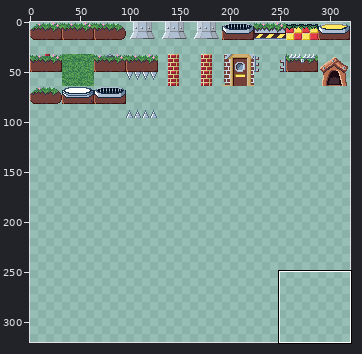
One commit to this sprite sheet: src/assets/images/tileset-new.png. The first picture is a wide view before the edit; the outline marks the close-up.
Close-up. First the earlier version:
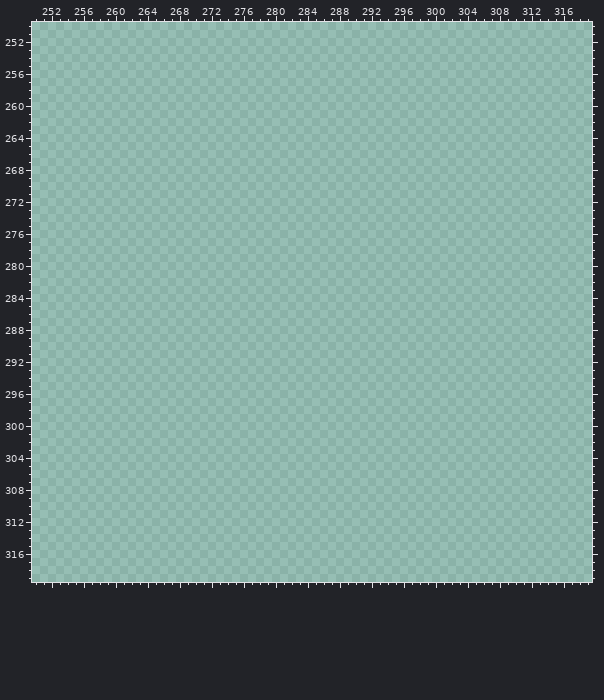
The file is 320x320 pixels. Pixels under 10% opacity are left out. Colours within 5 levels of each other are drawn and written as one. Shown: x 250..319, y 250..319.
Palette (. is transparent): 
Pixels before (only the part around the change), first column x 250:
250 ......................................................................
251 ......................................................................
252 ......................................................................
253 ......................................................................
254 ......................................................................
255 ......................................................................
256 ......................................................................
257 ......................................................................
258 ......................................................................
259 ......................................................................
260 ......................................................................
261 ......................................................................
262 ......................................................................
263 ......................................................................
264 ......................................................................
265 ......................................................................
266 ......................................................................
267 ......................................................................
268 ......................................................................
269 ......................................................................
270 ......................................................................
271 ......................................................................
272 ......................................................................
273 ......................................................................
274 ......................................................................
275 ......................................................................
276 ......................................................................
277 ......................................................................
278 ......................................................................
279 ......................................................................
280 ......................................................................
281 ......................................................................
282 ......................................................................
283 ......................................................................
284 ......................................................................
285 ......................................................................
286 ......................................................................
287 ......................................................................
288 ......................................................................
289 ......................................................................
290 ......................................................................
291 ......................................................................
292 ......................................................................
293 ......................................................................
294 ......................................................................
295 ......................................................................
296 ......................................................................
297 ......................................................................
298 ......................................................................
299 ......................................................................
300 ......................................................................
301 ......................................................................
302 ......................................................................
303 ......................................................................
304 ......................................................................
305 ......................................................................
306 ......................................................................
307 ......................................................................
308 ......................................................................
309 ......................................................................
310 ......................................................................
311 ......................................................................
312 ......................................................................
313 ......................................................................
314 ......................................................................
315 ......................................................................
316 ......................................................................
317 ......................................................................
318 ......................................................................
319 ......................................................................
After:
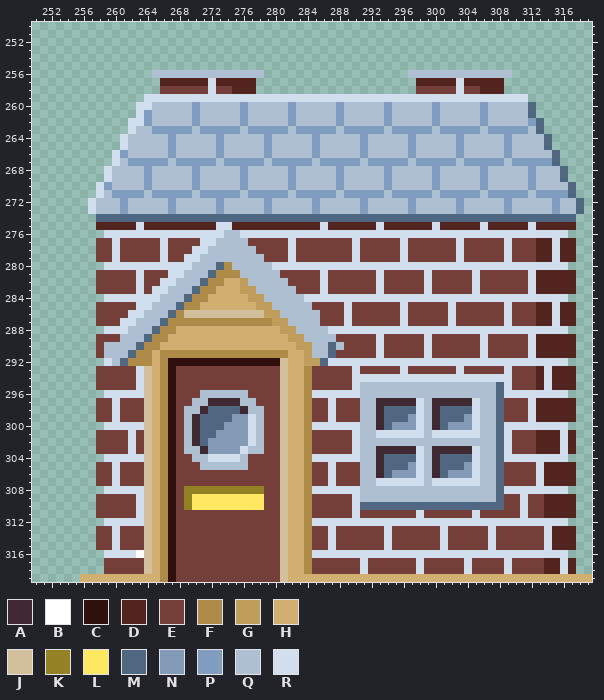
Colours new in this view: A #3f2832  B #ffffff  C #2f100c  D #53231e  E #743f39  F #ae8b48  G #bf9d5a  H #d0af70  J #d2bf9c  K #928125  L #ffe762  M #4f6781  N #829ab5  P #809cbe  Q #afbfd2  R #d1deed
Diff:
Changed rows in their new state; - is an unchanged pixel.
first column x 256:
256 ---------QQQQQQQQQQQQQQ------------------QQQQQQQQQQQQQ----------
257 ----------DDDDDDRDDDDD--------------------DDDDDRDDDDD-----------
258 ----------EEEEEEREEDDD--------------------EEEEEREEDDD-----------
259 --------RRRRRRRRRRRRRRRRRRRRRRRRRRRRRRRRRRRRRRRRRRRRRRRR--------
260 -------RRQQQQQPQQQQQPQQQQQPQQQQQPQQQQQPQQQQQPQQQQQPQQQQQM-------
261 -------RPQQQQQPQQQQQPQQQQQPQQQQQPQQQQQPQQQQQPQQQQQPQQQQQM-------
262 ------RRPQQQQQPQQQQQPQQQQQPQQQQQPQQQQQPQQQQQPQQQQQPQQQQQPM------
263 ------RQQPPPPPQPPPPPQPPPPPQPPPPPQPPPPPQPPPPPQPPPPPQPPPPPQM------
264 -----RQQQQQPQQQQQPQQQQQPQQQQQPQQQQQPQQQQQPQQQQQPQQQQQPQQQQM-----
265 -----RQQQQQPQQQQQPQQQQQPQQQQQPQQQQQPQQQQQPQQQQQPQQQQQPQQQQM-----
266 ----RPQQQQQPQQQQQPQQQQQPQQQQQPQQQQQPQQQQQPQQQQQPQQQQQPQQQQQM----
267 ----RQPPPPPQPPPPPQPPPPPQPPPPPQPPPPPQPPPPPQPPPPPQPPPPPQPPPPPM----
268 ---RQQQQPQQQQQPQQQQQPQQQQQPQQQQQPQQQQQPQQQQQPQQQQQPQQQQQPQQQM---
269 ---RQQQQPQQQQQPQQQQQPQQQQQPQQQQQPQQQQQPQQQQQPQQQQQPQQQQQPQQQM---
270 --RPQQQQPQQQQQPQQQQQPQQQQQPQQQQQPQQQQQPQQQQQPQQQQQPQQQQQPQQQQM--
271 --RQPPPPQPPPPPQPPPPPQPPPPPQPPPPPQPPPPPQPPPPPQPPPPPQPPPPPQPPPPM--
272 -RQQQPQQQQQPQQQQQPQQQQQPQQQQQPQQQQQPQQQQQPQQQQQPQQQQQPQQQQQPQQM-
273 -RQQQPQQQQQPQQQQQPQQQQQPQQQQQPQQQQQPQQQQQPQQQQQPQQQQQPQQQQQPQQM-
274 --MMMMMMMMMMMMMMMMMMMMMMMMMMMMMMMMMMMMMMMMMMMMMMMMMMMMMMMMMMMM--
275 --DDDDDRDDDDDDDDDRRDDDDDDDDDDDRDDDDDDRDDDDDDRDDDDDRDDDDDRDDDDD--
276 ---RRRRRRRRRRRRRRRQQRRRRRRRRRRRRRRRRRRRRRRRRRRRRRRRRRRRRRRRRR---
277 --EEREEEEEREEEERRQQQQEEEEEREEEEEEEREEEEEREEEEEEREEEEEREEEDDRDD--
278 --EEREEEEEREEERRQQQQQQEEEEREEEEEEEREEEEEREEEEEEREEEEEREEEDDRDD--
279 --EEREEEEEREERRQQQQQQQQEEEREEEEEEEREEEEEREEEEEEREEEEEREEEDDRDD--
280 ---RRRRRRRRRRRQQQMFQQQQQRRRRRRRRRRRRRRRRRRRRRRRRRRRRRRRRRRRRR---
281 --EEEEEREEERRQQQMFFFQQQQQEEEEEREEEEEEREEEEEREEEEEREEEEEERDDDDD--
282 --EEEEEREERRQQQMFFHHGQQQQQEEEEREEEEEEREEEEEREEEEEREEEEEERDDDDD--
283 --EEEEERERRQQQMFFHHHGGQQQQQEEEREEEEEEREEEEEREEEEEREEEEEERDDDDD--
284 ---RRRRRRRQQQMFFHHHHHGGQQQQQRRRRRRRRRRRRRRRRRRRRRRRRRRRRRRRRR---
285 --EEEEERRQQQMFFHHHHHHHGGQQQQQEEEEREEEEEEREEEEEREEEEEEREEEDDRDD--
286 --EEEERRQQQMFJJJJJJJJJJGGQQQQQEEEREEEEEEREEEEEREEEEEEREEEDDRDD--
287 --EEERRQQQMFFFFFFFFFFFFFGGQQQQEEEREEEEEEREEEEEREEEEEEREEEDDRDD--
288 ---RRRQQQMFFHHHHHHHHHHHHHGGQQQQRRRRRRRRRRRRRRRRRRRRRRRRRRRRRR---
289 --EEEQQQMFFHHHHHHHHHHHHHHHGGQQQQEEEEEREEEEEREEEEEEREEEEERDDDDD--
290 --EQQQQMFFHHHHHHHHHHHHHHHHHGGQQMQEEEEREEEEEREEEEEEREEEEERDDDDD--
291 --EQQQMFFHFFFFFFFFFFFFFFFFHHGQQMEEEEEREEEEEREEEEEEREEEEERDDDDD--
292 ---RQMFFFHFCCCCCCCCCCCCCCJHHGGMRRRRRRRRRRRRRRRRRRRRRRRRRRRRRR---
293 --EEEEERJHFCEEEEEEEEEEEEEJHHFEEEEEREEEEEREEEEEEREEEEEREEEDRDDD--
294 --EEEEERJHFCEEEEEEEEEEEEEJHHFEEEEERRRRRRRRRRRRRRRRRRRREEEDRDDD--
295 --EEEEERJHFCEEEEEEEEEEEEEJHHFEEEEERQQQQQQQQQQQQQQQQQMREEEDRDDD--
296 ---RRRRRJHFCEEEQQQQQQEEEEJHHFRRRRRRQQQQQQQQQQQQQQQQQMRRRRRRRR---
297 --EEREEEJHFCEEQQAAAAQQEEEJHHFEEREEEQQAAAAARQAAAAARQQMEEERDDDDD--
298 --EEREEEJHFCEQQAMMMMAQQEEJHHFEEREEEQQAMMMMRQAMMMMRQQMEEERDDDDD--
299 --EEREEEJHFCEQAMMMMNNRQEEJHHFEEREEEQQAMMMNRQAMMMNRQQMEEERDDDDD--
300 ---RRRRRJHFCEQAMMMNNNRQEEJHHFRRRRRRQQAMNNNRQAMNNNRQQMRRRRRRRR---
301 --EEEEREJHFCEQAMMNNNNRQEEJHHFEEEEERQQRRRRRRQRRRRRRQQMREEEDDDRD--
302 --EEEEREJHFCEQAMNNNNNRQEEJHHFEEEEERQQQQQQQQQQQQQQQQQMREEEDDDRD--
303 --EEEEREJHFCEQQANNNNRQQEEJHHFEEEEERQQAAAAARQAAAAARQQMREEEDDDRD--
304 ---RRRRRJHFCEEQQRRRRQEEEEJHHFRRRRRRQQAMMMMRQAMMMMRQQMRRRRRRRR---
305 --EEREEEJHFCEEEQQQQQQEEEEJHHFEEREEEQQAMMMNRQAMMMNRQQMEEEERDDDD--
306 --EEREEEJHFCEEEEEEEEEEEEEJHHFEEREEEQQAMNNNRQAMNNNRQQMEEEERDDDD--
307 --EEREEEJHFCEEEEEEEEEEEEEJHHFEEREEEQQRRRRRRQRRRRRRQQMEEEERDDDD--
308 ---RRRRRJHFCEKKKKKKKKKKEEJHHFRRRRRRQQQQQQQQQQQQQQQQQMRRRRRRRR---
309 --EEEEERJHFCEKLLLLLLLLLEEJHHFEEEEERQQQQQQQQQQQQQQQQQMEEREEDDDD--
310 --EEEEERJHFCEKLLLLLLLLLEEJHHFEEEEERMMMMMMMMMMMMMMMMMMEEREEDDDD--
311 --EEEEERJHFCEEEEEEEEEEEEEJHHFEEEEEREEEEEEEREEEEEEREEEEEREEDDDD--
312 ---RRRRRJHFCEEEEEEEEEEEEEJHHFRRRRRRRRRRRRRRRRRRRRRRRRRRRRRRRR---
313 --EEREEEJHFCEEEEEEEEEEEEEJHHFEEREEEEEEREEEEEEREEEEEREEEEEERDDD--
314 --EEREEEJHFCEEEEEEEEEEEEEJHHFEEREEEEEEREEEEEEREEEEEREEEEEERDDD--
315 --EEREEEJHFCEEEEEEEEEEEEEJHHFEEREEEEEEREEEEEEREEEEEREEEEEERDDD--
316 ---RRRRBJHFCEEEEEEEEEEEEEJHHFRRRRRRRRRRRRRRRRRRRRRRRRRRRRRRRR---
317 ---EEEEEJHFCEEEEEEEEEEEEEJHHFEEEEEEREEEEEEREEEEEREEEEREEEEDDRD--
318 ---EEEEEJHFCEEEEEEEEEEEEEJHHFEEEEEEREEEEEEREEEEEREEEEREEEEDDRD--
319 HHHHHHHHHHFCEEEEEEEEEEEEEJHHHHHHHHHHHHHHHHHHHHHHHHHHHHHHHHHHHHHH
